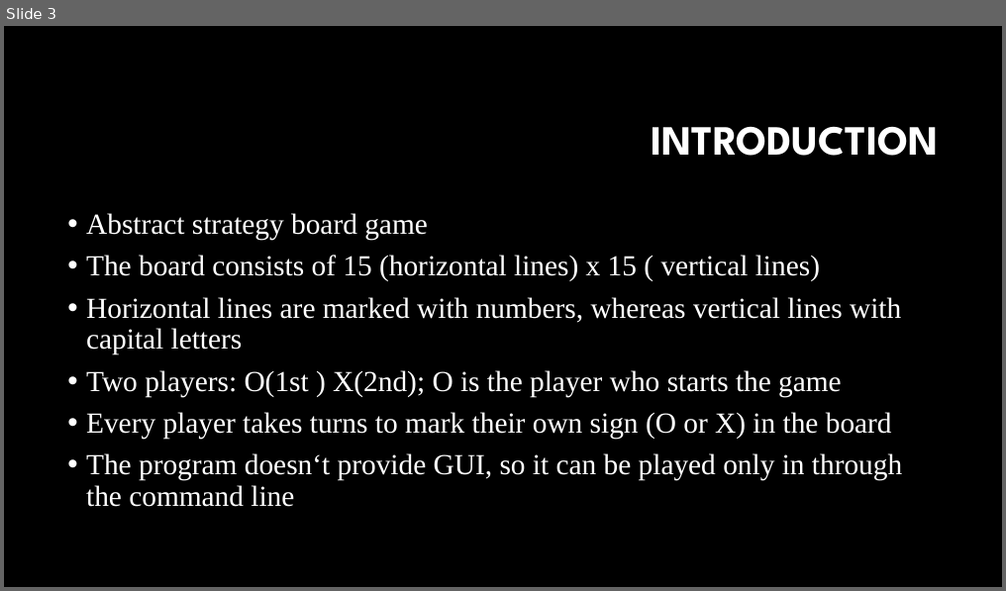
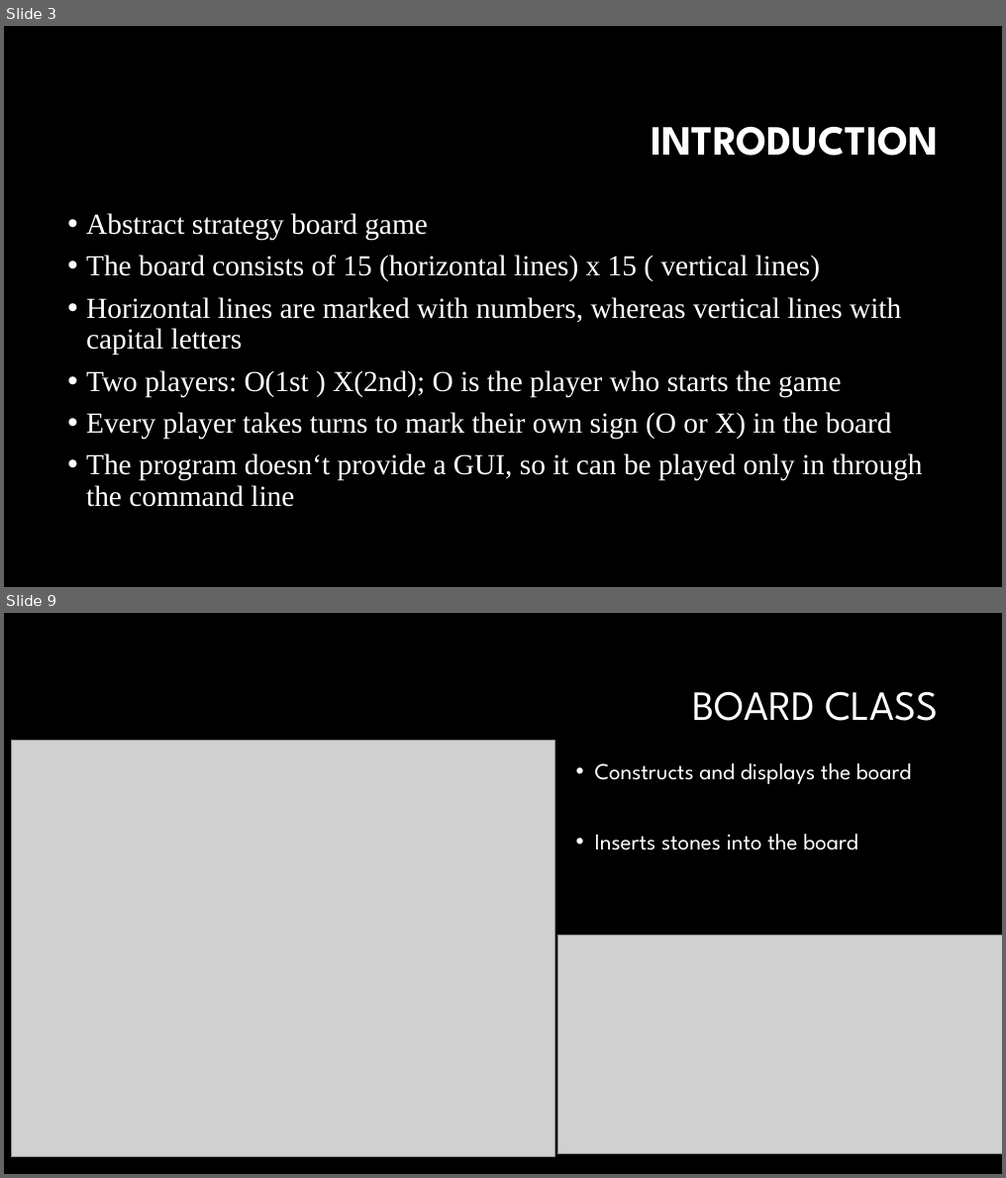
Before and after one commit to SimenSverdrup/Gomoku, a slide deck: Presentation-Gomoku.pptx. Shown one above the other, each under a label of ours: slide 3 before the commit, slides 3 and 9 after it; the slides between them are not shown. The pictures are 1006x591 and 1006x1178 pixels, drawn with LibreOffice and Linux fonts; fonts in the diff are those of the drawing; grey boxes stand for pictures; background and template pictures are left out. Boxes give left, top, right and bottom in pixels: in the first picture for what was removed or moved away, otherwise in the second. Text is boxed around its words. In the diff, an @@ line names an element or a change of style, - is before the commit and + after.

```diff
--- a/Presentation-Gomoku.pptx
+++ b/Presentation-Gomoku.pptx
@@ slide 9 added at <box>4,613,1002,1174</box>, background #000000 @@
@@ title added at <box>692,691,938,721</box>, 40 pt, text #FFFFFF @@
+BOARD CLASS
@@ picture added at <box>11,741,554,1157</box> @@
@@ text added at <box>595,763,911,851</box>, 22 pt, text #FFFFFF @@
+• Constructs and displays the board
+• Inserts stones into the board
@@ picture added at <box>558,935,1002,1155</box> @@
@@ slide 3 changed as well @@
@@ text at <box>86,454,922,507</box>: text changed @@
-• The program doesn‘t provide GUI, so it can be played only in through the command line
+• The program doesn‘t provide a GUI, so it can be played only in through the command line
```
Also in this commit, not shown: 2 other slides changed, 12 other slides added.
